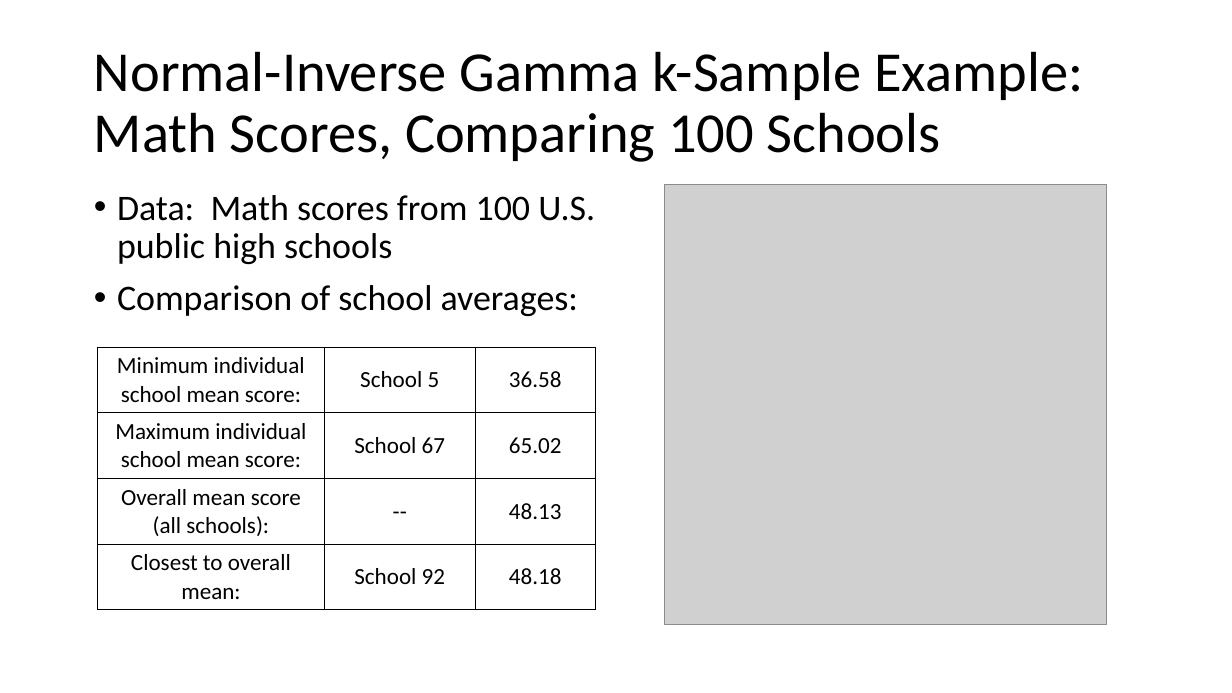
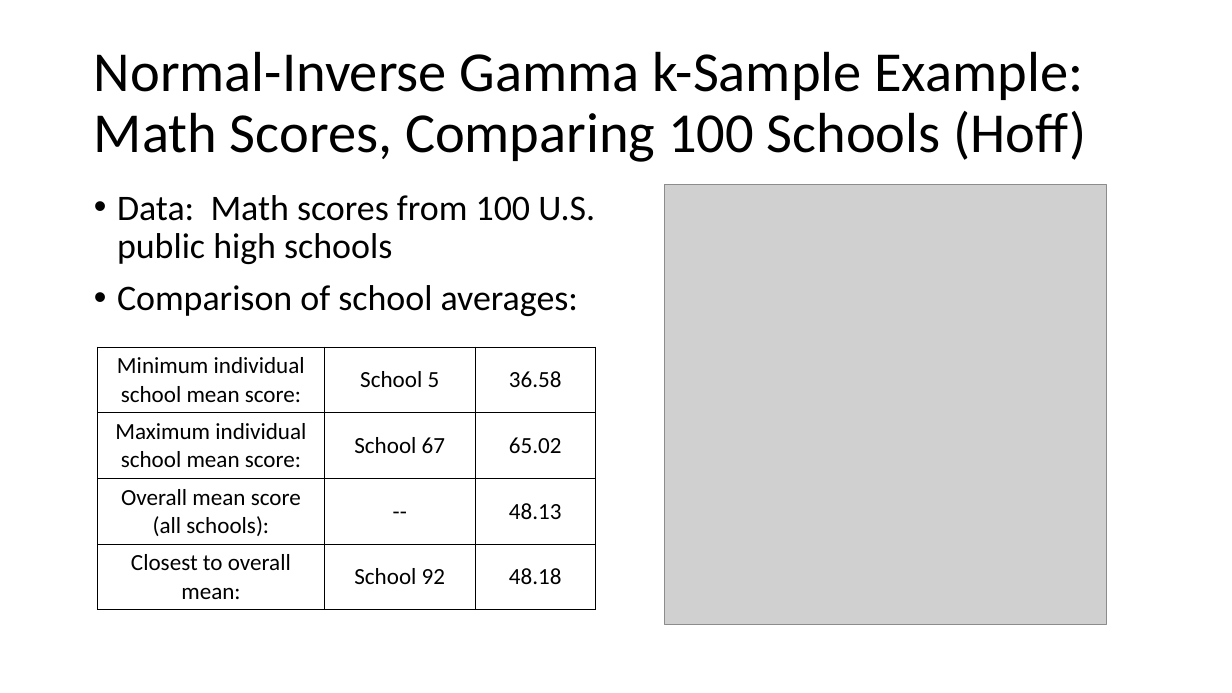
Before and after one commit to vgharris3/predictiveInference, a slide deck: slide 32 of Thesis_Files/ThesisDefense.pptx (slide 40 before the commit). Drawn at 1232x693 pixels with LibreOffice and Linux fonts; fonts in the diff are those of the drawing; grey boxes stand for pictures. Boxes give left, top, right and bottom in pixels: in the first picture for what was removed or moved away, otherwise in the second. Text is boxed around its words. In the diff, an @@ line names an element or a change of style, - is before the commit and + after.

```diff
--- a/Thesis_Files/ThesisDefense.pptx
+++ b/Thesis_Files/ThesisDefense.pptx
@@ title at (94, 51, 1086, 162): text changed @@
-Normal-Inverse Gamma k-Sample Example:
-Math Scores, Comparing 100 Schools
+Normal-Inverse Gamma k-Sample Example:
+Math Scores, Comparing 100 Schools (Hoff)
```
Also in this commit, not shown: 9 other slides changed, 9 slides added, 11 slides removed, 10 other files.
